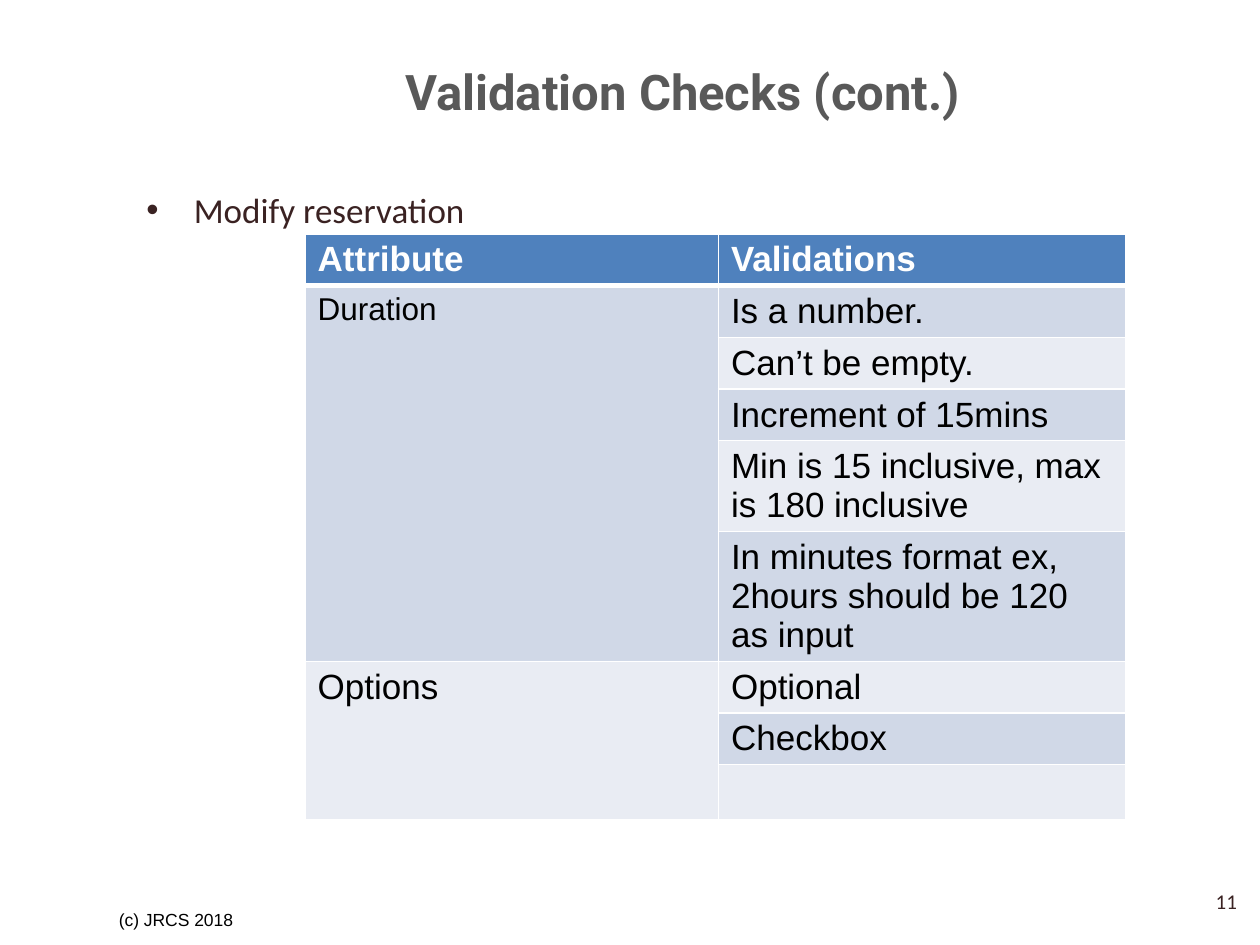
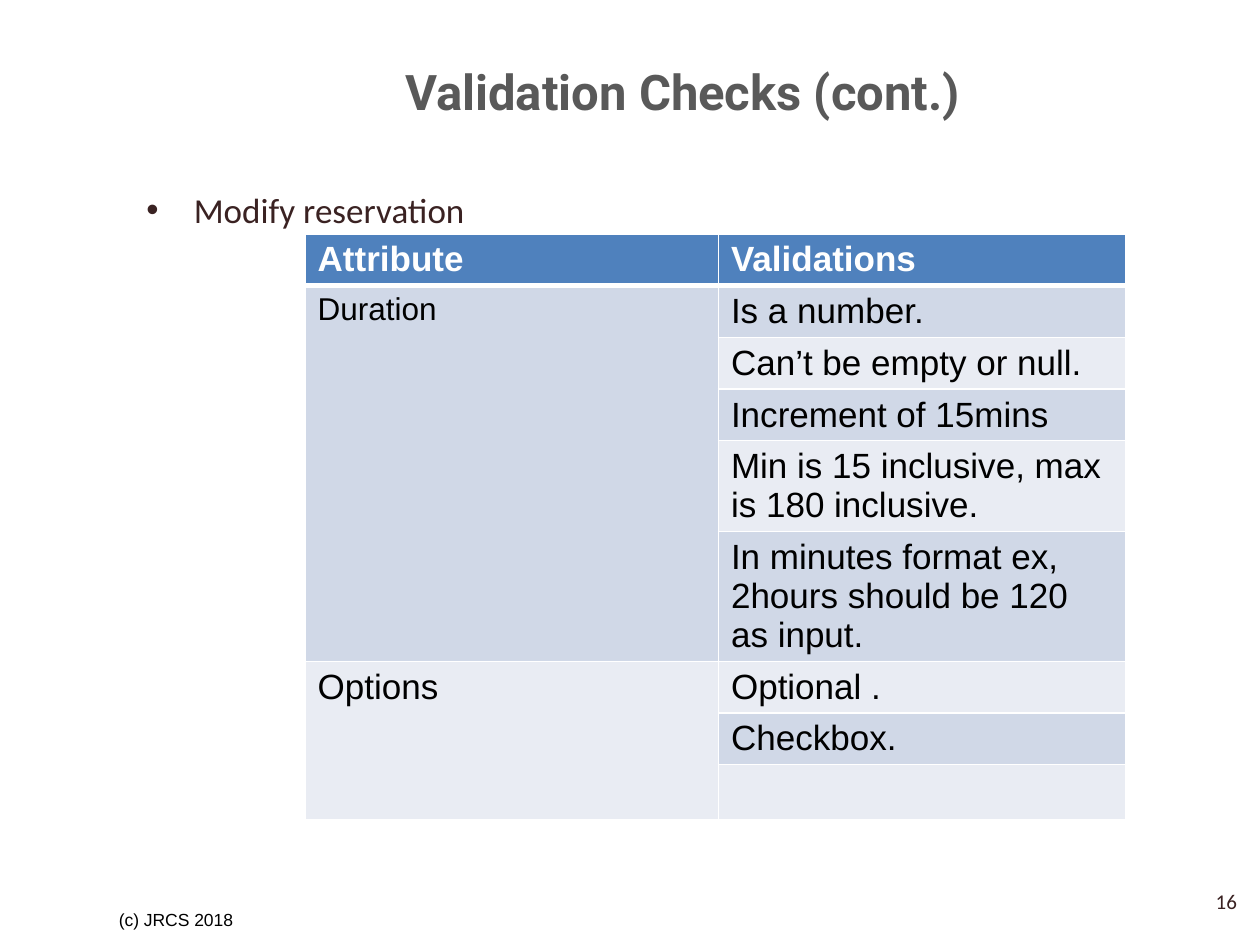
Before and after one commit to SrihariShastry/UTA_Parking, a slide deck: slide 16 of Project_Analysis_Team_3/Validation Checks and Rules Tables.pptx (slide 11 before the commit). Drawn at 1260x945 pixels with LibreOffice and Linux fonts; fonts in the diff are those of the drawing; background and template pictures are left out. Boxes give left, top, right and bottom in pixels: in the first picture for what was removed or moved away, otherwise in the second. Text is boxed around its words. In the diff, an @@ line names an element or a change of style, - is before the commit and + after.

Commit message:
Updated ppt

```diff
--- a/Project_Analysis_Team_3/Validation Checks and Rules Tables.pptx
+++ b/Project_Analysis_Team_3/Validation Checks and Rules Tables.pptx
@@ table at (x1=305, y1=234, x2=1126, y2=765) @@
-row 3, column 2: Can’t be empty.
+row 3, column 2: Can’t be empty or null.
-row 5, column 2: Min is 15 inclusive, max is 180 inclusive
+row 5, column 2: Min is 15 inclusive, max is 180 inclusive.
-row 6, column 2: In minutes format ex, 2hours should be 120 as input
+row 6, column 2: In minutes format ex, 2hours should be 120 as input.
-row 7, column 2: Optional
+row 7, column 2: Optional .
-row 8, column 2: Checkbox
+row 8, column 2: Checkbox.
@@ page number at (x1=1216, y1=895, x2=1237, y2=909): text changed @@
-11
+16
```
Also in this commit, not shown: 5 other slides changed, 12 slides added, 4 slides removed, 3 other files.
